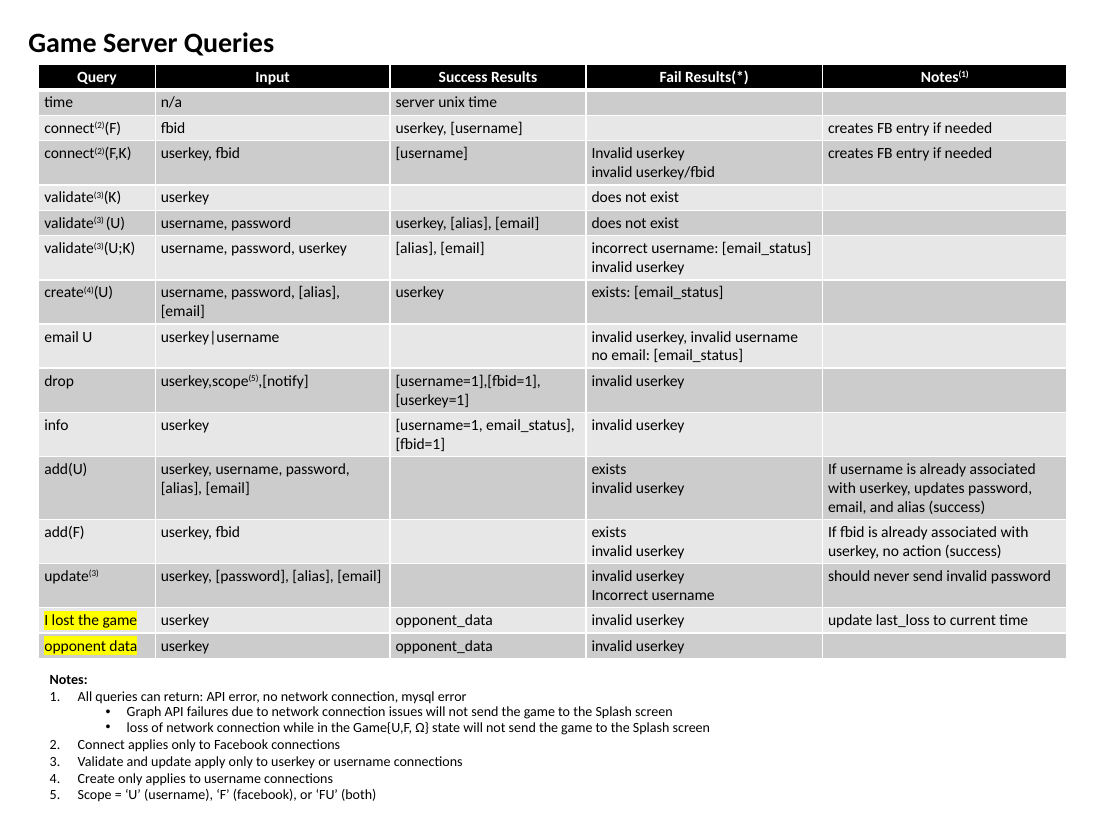
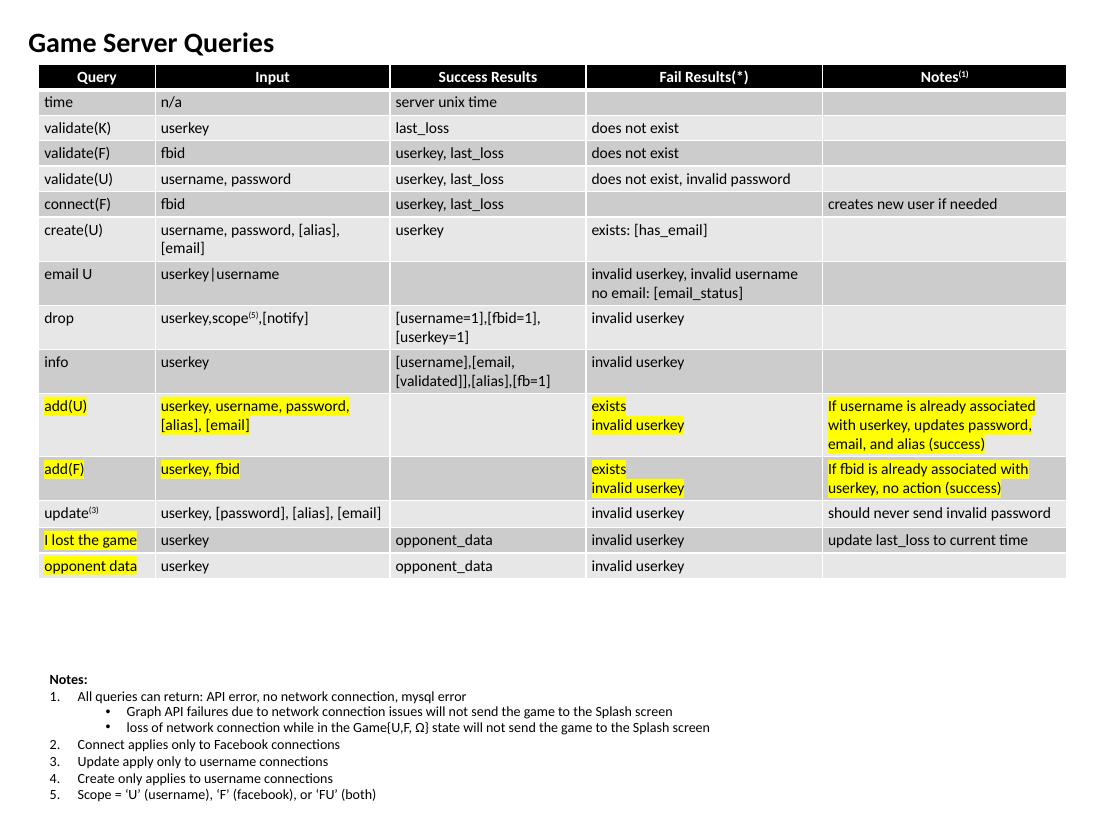
Before and after one commit to mikemayer67/TheGame, a slide deck: slide 8 of TheGameFlow.pptx (slide 9 before the commit). Drawn at 1120x840 pixels with LibreOffice and Linux fonts; fonts in the diff are those of the drawing. Boxes give left, top, right and bottom in pixels: in the first picture for what was removed or moved away, otherwise in the second. Text is boxed around its words. In the diff, an @@ line names an element or a change of style, - is before the commit and + after.

```diff
--- a/TheGameFlow.pptx
+++ b/TheGameFlow.pptx
@@ table at (x1=39, y1=64, x2=1068, y2=578) @@
-row 3: connect(2)(F) | fbid | userkey, [username] |  | creates FB entry if needed
-row 4: connect(2)(F,K) | userkey, fbid | [username] | Invalid userkey / invalid userkey/fbid | creates FB entry if needed
-row 5: validate(3)(K) | userkey |  | does not exist | 
-row 6: validate(3) (U) | username, password | userkey, [alias], [email] | does not exist | 
-row 7: validate(3)(U;K) | username, password, userkey | [alias], [email] | incorrect username: [email_status] / invalid userkey | 
-row 8: create(4)(U) | username, password, [alias], [email] | userkey | exists: [email_status] | 
+row 3: validate(K) | userkey | last_loss | does not exist | 
+row 4: validate(F) | fbid | userkey, last_loss | does not exist | 
+row 5: validate(U) | username, password | userkey, last_loss | does not exist, invalid password | 
+row 6: connect(F) | fbid | userkey, last_loss |  | creates new user if needed
+row 7: create(U) | username, password, [alias], [email] | userkey | exists: [has_email] | 
-row 10, column 3: [username=1, email_status], [fbid=1]
+row 10, column 3: [username],[email,[validated]],[alias],[fb=1]
-row 13, column 4: invalid userkey / Incorrect username
+row 13, column 4: invalid userkey
@@ text at (x1=78, y1=756, x2=328, y2=769): text changed @@
-3. Validate and update apply only to userkey or username connections
+3. Update apply only to username connections
```
Also in this commit, not shown: 7 other slides changed, 1 slide removed, 33 other files.
